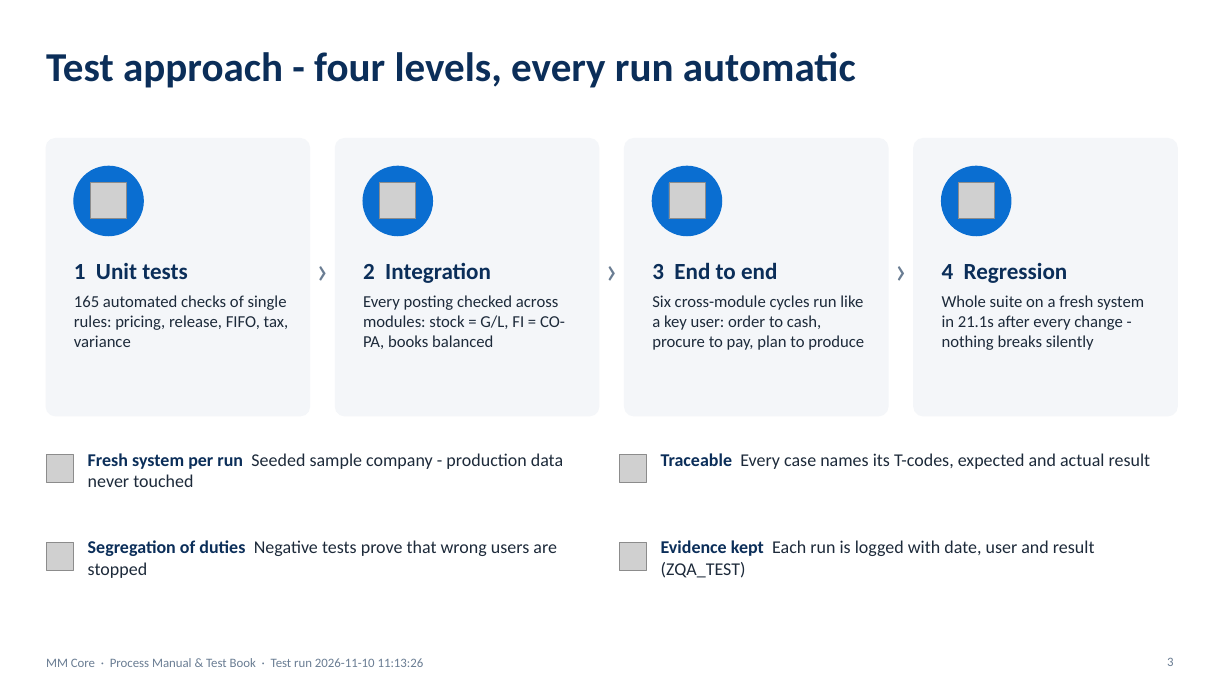
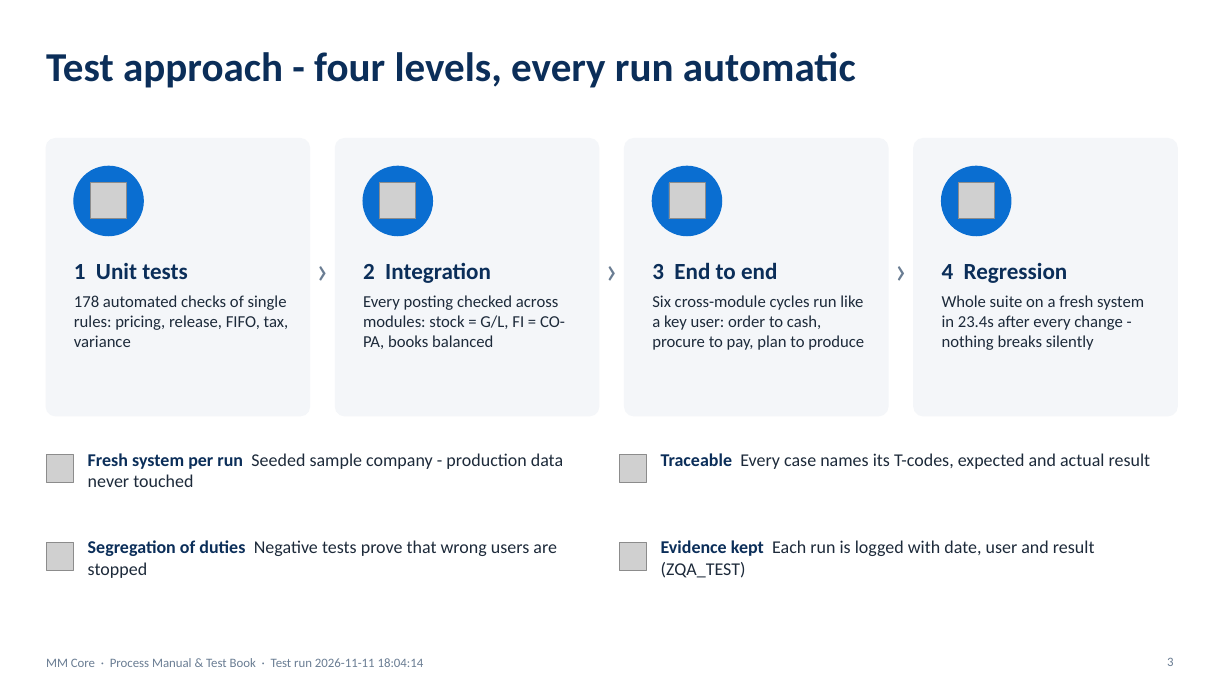
Before and after one commit to coolman1984/AI, a slide deck: slide 3 of web/static/manuals/MM_Core_Process_Test_Book.pptx. Drawn at 1232x693 pixels with LibreOffice and Linux fonts; fonts in the diff are those of the drawing; grey boxes stand for pictures. Boxes give left, top, right and bottom in pixels: in the first picture for what was removed or moved away, otherwise in the second. Text is boxed around its words. In the diff, an @@ line names an element or a change of style, - is before the commit and + after.

```diff
--- a/web/static/manuals/MM_Core_Process_Test_Book.pptx
+++ b/web/static/manuals/MM_Core_Process_Test_Book.pptx
@@ text at [74, 295, 289, 347]: text changed @@
-165 automated checks of single rules: pricing, release, FIFO, tax, variance
+178 automated checks of single rules: pricing, release, FIFO, tax, variance
@@ text at [942, 295, 1144, 350]: text changed @@
-Whole suite on a fresh system in 21.1s after every change - nothing breaks silently
+Whole suite on a fresh system in 23.4s after every change - nothing breaks silently
@@ text at [46, 658, 424, 667]: text changed @@
-MM Core · Process Manual & Test Book · Test run 2026-11-10 11:13:26
+MM Core · Process Manual & Test Book · Test run 2026-11-11 18:04:14
```
Also in this commit, not shown: 37 other slides changed, 47 other files.
